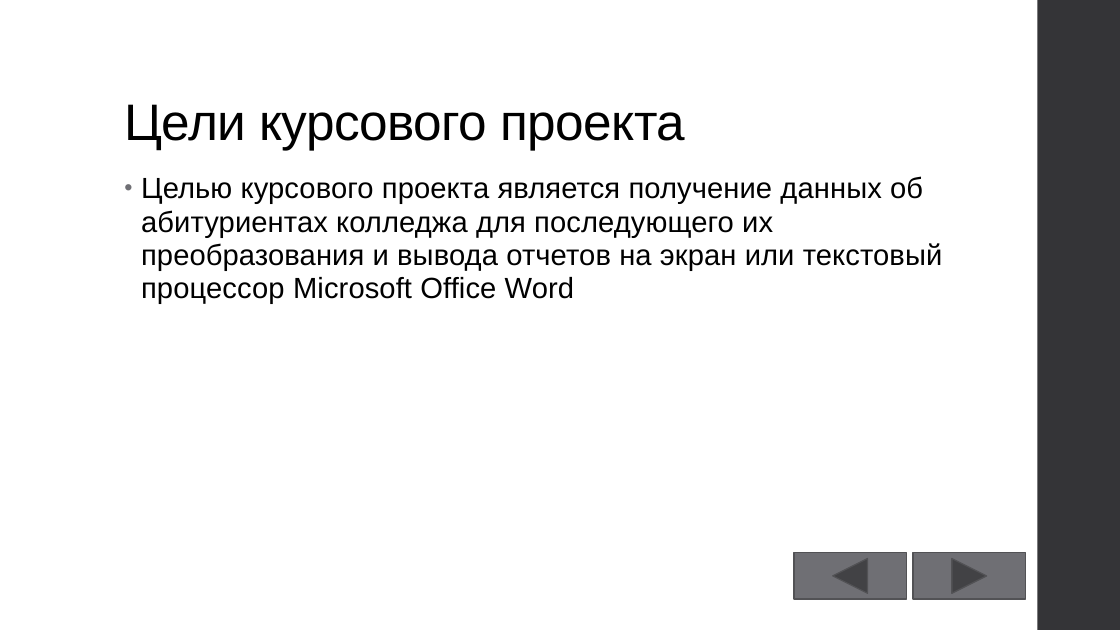
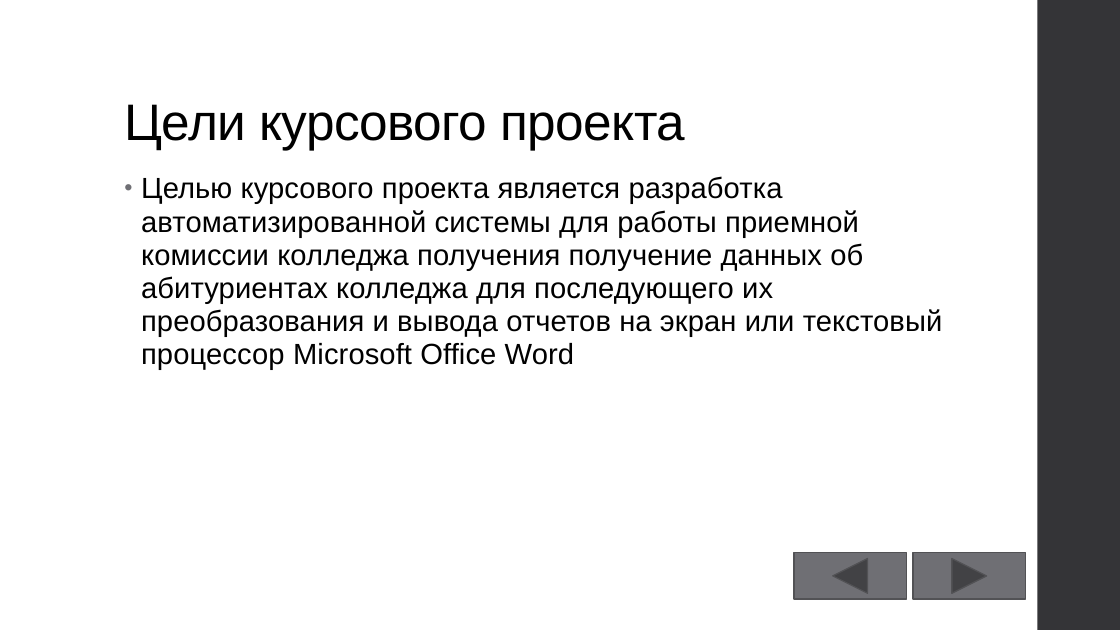
Before and after one commit to GeorgiyDemo/KIP, a slide deck: slide 3 of Course III/БД/1C/Курсовой/Презентация.pptx. Drawn at 1120x630 pixels with LibreOffice and Linux fonts; fonts in the diff are those of the drawing. Boxes give left, top, right and bottom in pixels: in the first picture for what was removed or moved away, otherwise in the second. Text is boxed around its words. In the diff, an @@ line names an element or a change of style, - is before the commit and + after.

```diff
--- a/Course III/БД/1C/Курсовой/Презентация.pptx
+++ b/Course III/БД/1C/Курсовой/Презентация.pptx
@@ text at bbox=[141, 176, 943, 370]: text changed @@
-• Целью курсового проекта является получение данных об абитуриентах колледжа для последующего их преобразования и вывода отчетов на экран или текстовый процессор Microsoft Office Word
+• Целью курсового проекта является разработка автоматизированной системы для работы приемной комиссии колледжа получения получение данных об абитуриентах колледжа для последующего их преобразования и вывода отчетов на экран или текстовый процессор Microsoft Office Word
```
Also in this commit, not shown: 1 other file.
